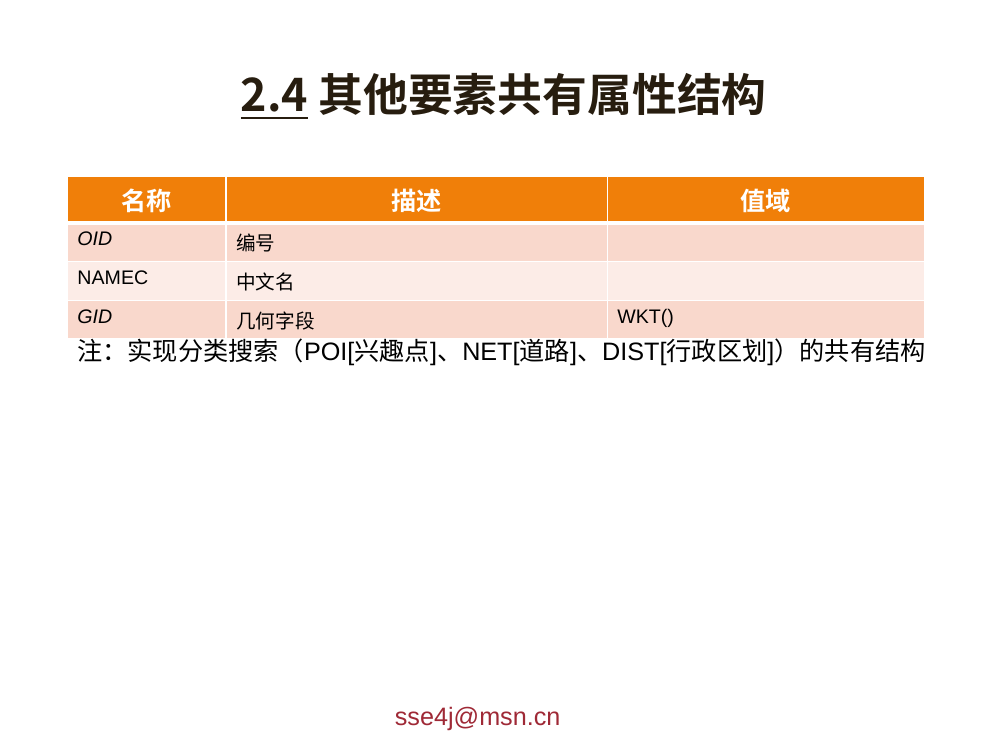
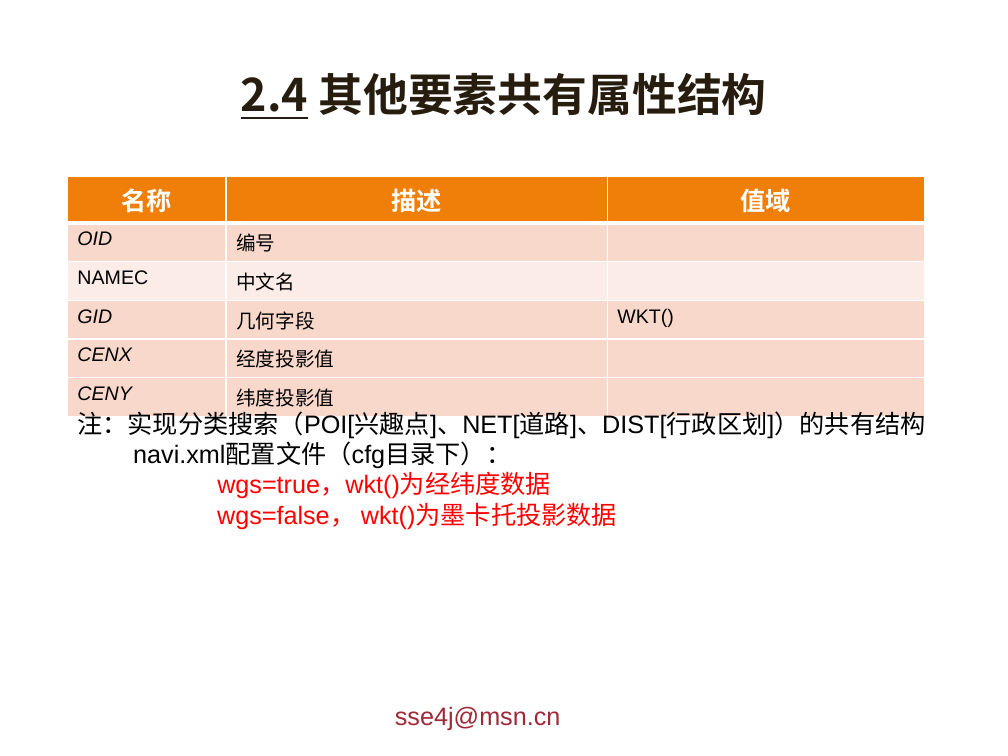
Before and after one commit to giszh86/sse4j, a slide deck: slide 10 of doc/sse4jt.pptx. Drawn at 1008x756 pixels with LibreOffice and Linux fonts; fonts in the diff are those of the drawing; background and template pictures are left out. Boxes give left, top, right and bottom in pixels: in the first picture for what was removed or moved away, otherwise in the second. Text is boxed around its words. In the diff, an @@ line names an element or a change of style, - is before the commit and + after.

```diff
--- a/doc/sse4jt.pptx
+++ b/doc/sse4jt.pptx
@@ table at <box>68,176,924,411</box> @@
+row 5: CENX | 经度投影值 | 
+row 6: CENY | 纬度投影值 | 
@@ text "注：实现分类搜索（POI[兴趣点]、NET[道路]、DIST[行政区划]）的共有结构": place and size @@
-text "注：实现分类搜索（POI[兴趣点]、NET[道路]、DIST[行政区划]）的共有结构" at <box>77,334,925,366</box>
+text "注：实现分类搜索（POI[兴趣点]、NET[道路]、DIST[行政区划]）的共有结构" at <box>77,407,925,529</box>
@@ text at <box>133,443,617,529</box>: paragraphs added @@
+navi.xml配置文件（cfg目录下）：
+wgs=true，wkt()为经纬度数据
+wgs=false， wkt()为墨卡托投影数据
```
Also in this commit, not shown: 4 other slides changed.
